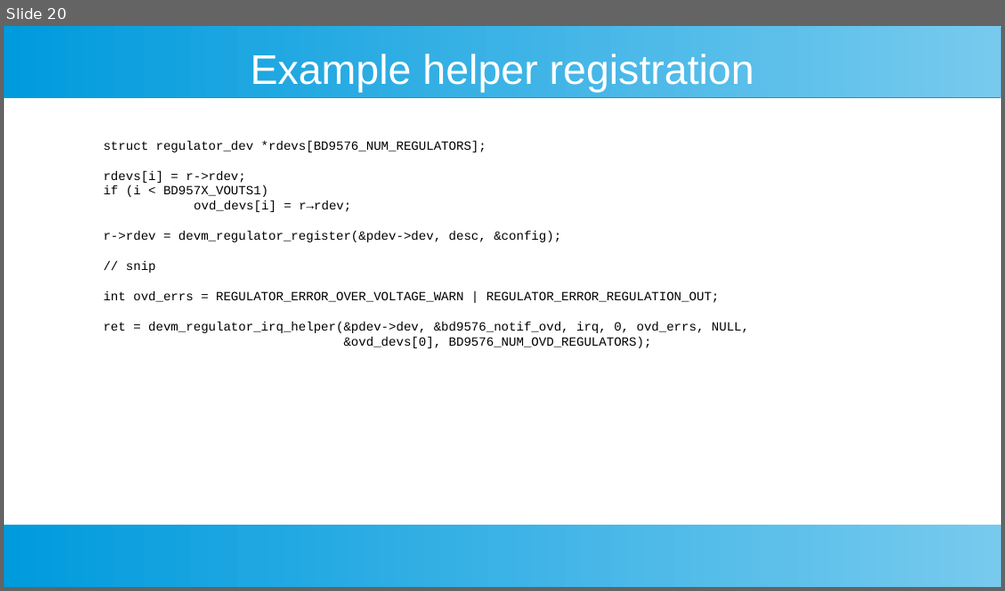
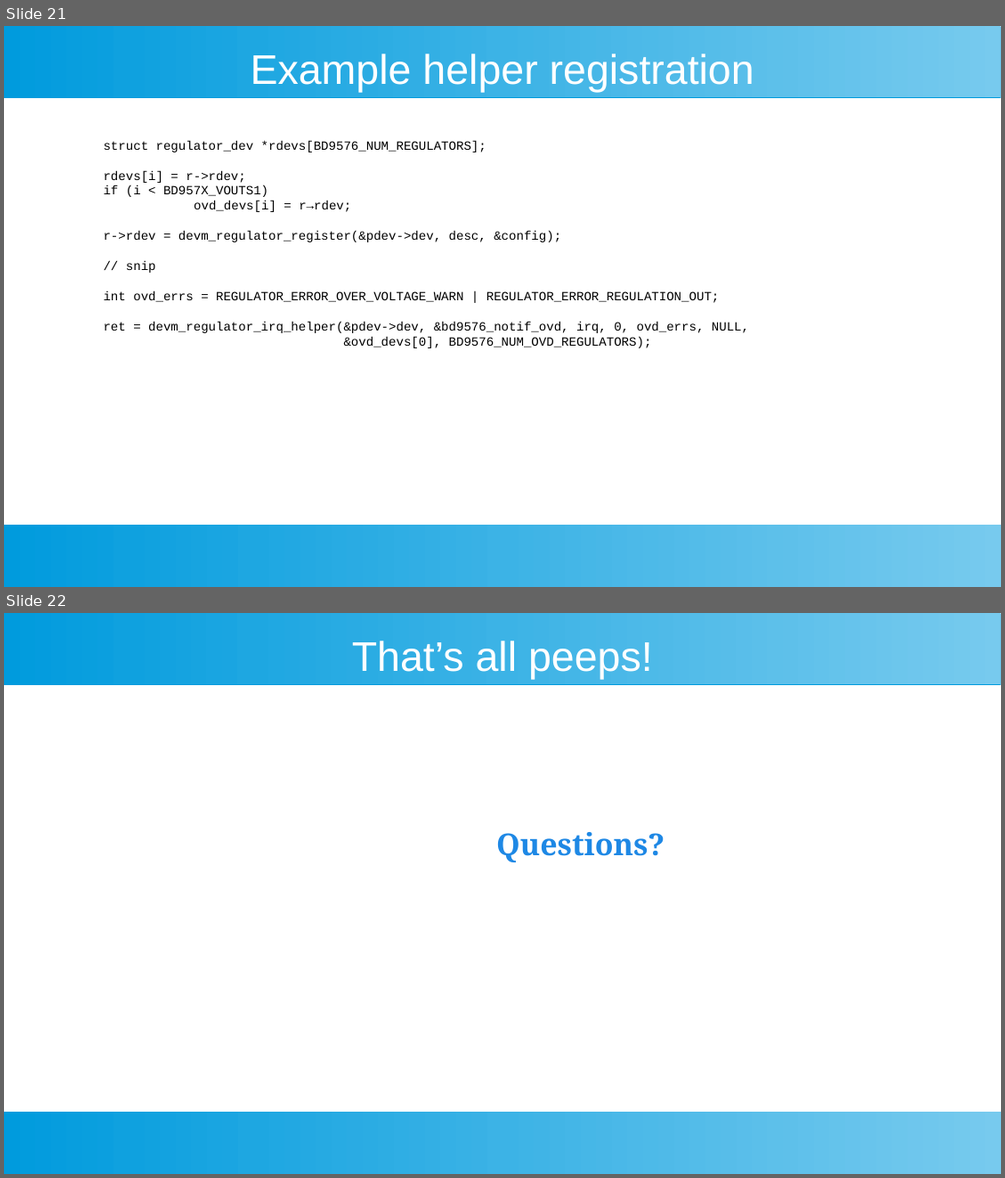
Before and after one commit to M-Vaittinen/babblings, a slide deck: PMIC/PMIC-babblings.odp. Shown one above the other, each under a label of ours: slide 20 before the commit, slides 21 and 22 after it. The pictures are 1005x591 and 1005x1178 pixels, drawn with LibreOffice and Linux fonts; fonts in the diff are those of the drawing. Boxes give left, top, right and bottom in pixels: in the first picture for what was removed or moved away, otherwise in the second. Text is boxed around its words. In the diff, an @@ line names an element or a change of style, - is before the commit and + after.

```diff
--- a/PMIC/PMIC-babblings.odp
+++ b/PMIC/PMIC-babblings.odp
@@ slide 22 added at bbox=[4, 613, 1001, 1174], background #FFFFFF; not listed: 2 template elements that a slide beside it also shows @@
@@ title added at bbox=[352, 641, 653, 679], 33 pt, text #FFFFFF @@
+That’s all peeps!
@@ text added at bbox=[496, 832, 664, 862], 24 pt, text #1E88E5, bold @@
+Questions?
@@ what was slide 20 is now slide 21 @@
```
Also in this commit, not shown: 3 slides changed, 2 other slides added, 1 slide removed.
